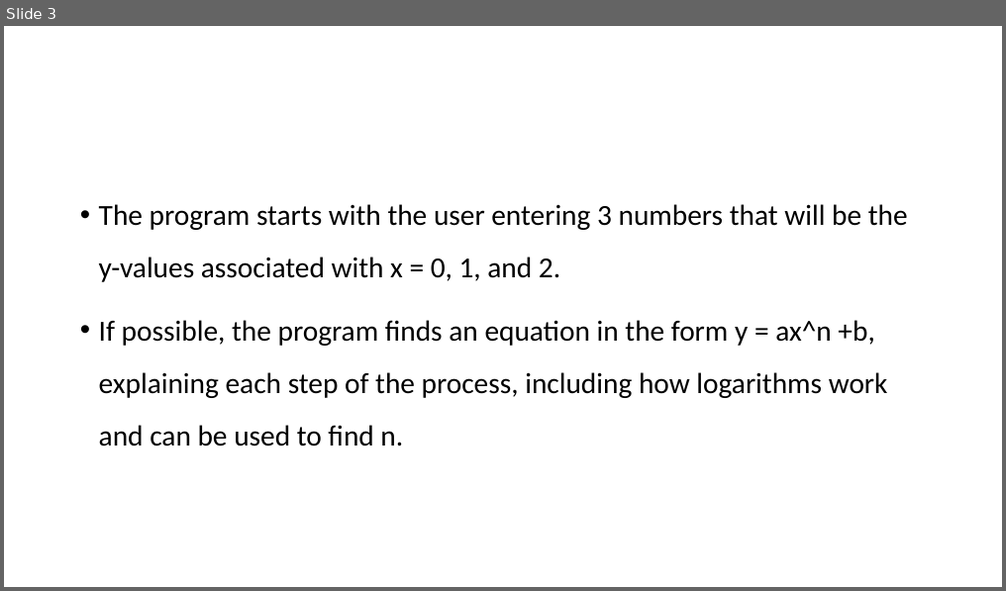
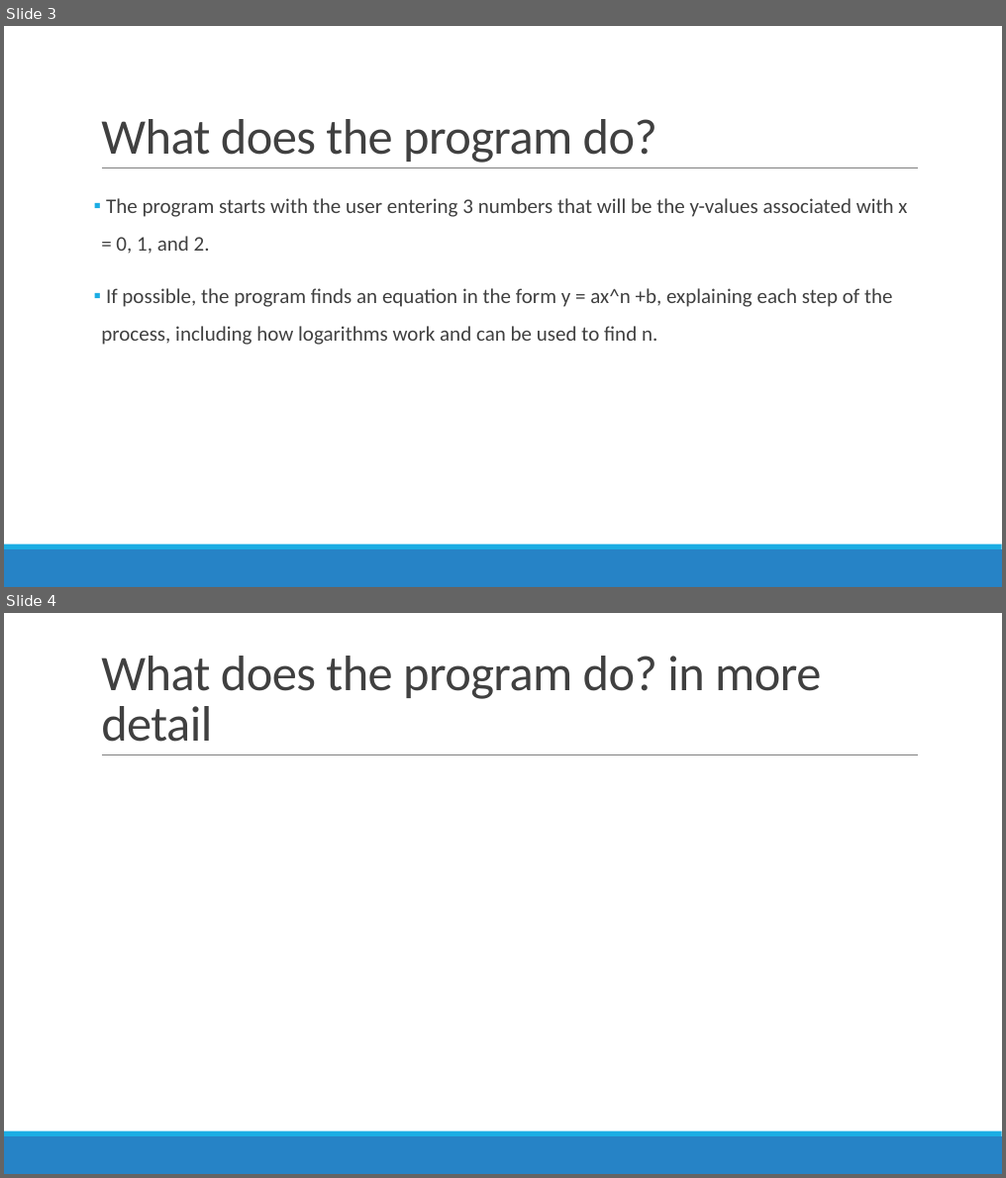
Before and after one commit to jaloaguero/GeometricSeriesProgram, a slide deck: TAMUhackpresentation.pptx. Shown one above the other, each under a label of ours: slide 3 before the commit, slides 3 and 4 after it. The pictures are 1006x591 and 1006x1178 pixels, drawn with LibreOffice and Linux fonts; fonts in the diff are those of the drawing. Boxes give left, top, right and bottom in pixels: in the first picture for what was removed or moved away, otherwise in the second. Text is boxed around its words. In the diff, an @@ line names an element or a change of style, - is before the commit and + after.

```diff
--- a/TAMUhackpresentation.pptx
+++ b/TAMUhackpresentation.pptx
@@ slide 4 added at (4,613,1002,1174), background #FFFFFF; not listed: 3 template elements that a slide beside it also shows @@
@@ title added at (101,656,821,742), 48 pt, text #404040 @@
+What does the program do? in more detail
@@ slide 3 changed as well @@
@@ title added at (101,119,657,163), 48 pt, text #404040 @@
+What does the program do?
@@ line added from (102, 169) to (918, 169), #808080 0.5 pt @@
@@ text "The program starts with the ..." at (101,198,907,345): size 28 to 20 pt, text colour #000000 to #404040; bullet • to ▪; more space between paragraphs @@
@@ rectangle added at (4,550,1002,587), fill #2683C6 @@
@@ rectangle added at (4,545,1002,550), fill #1CADE4 @@
```
Also in this commit, not shown: 4 other slides changed.
